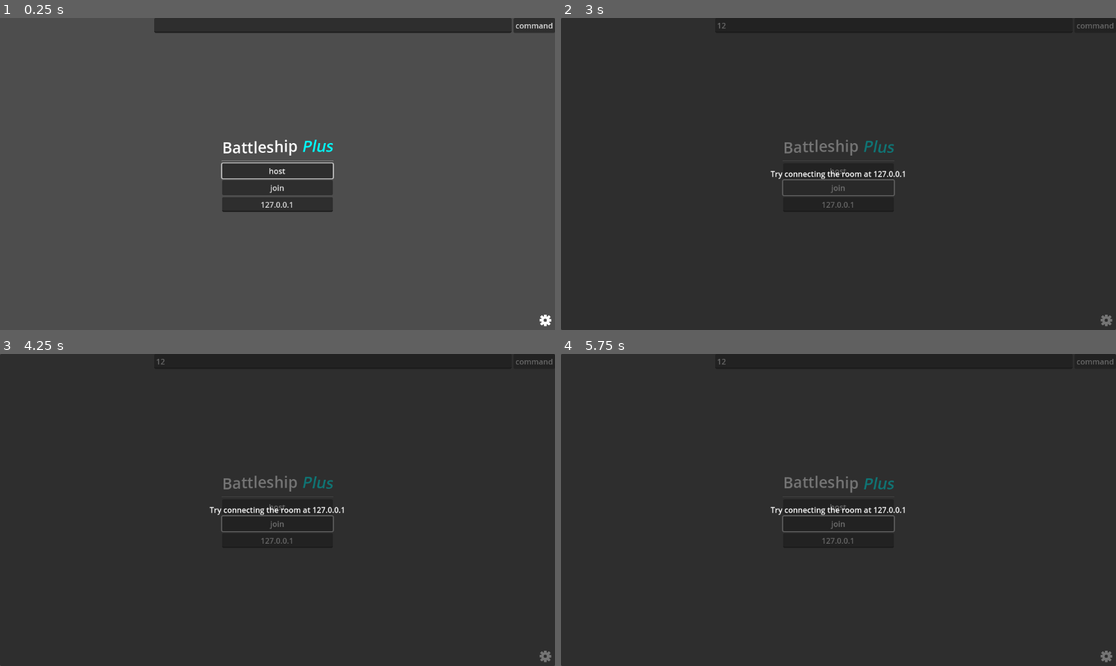
Above: before the commit, frames 1-4 (two rows, left to right).
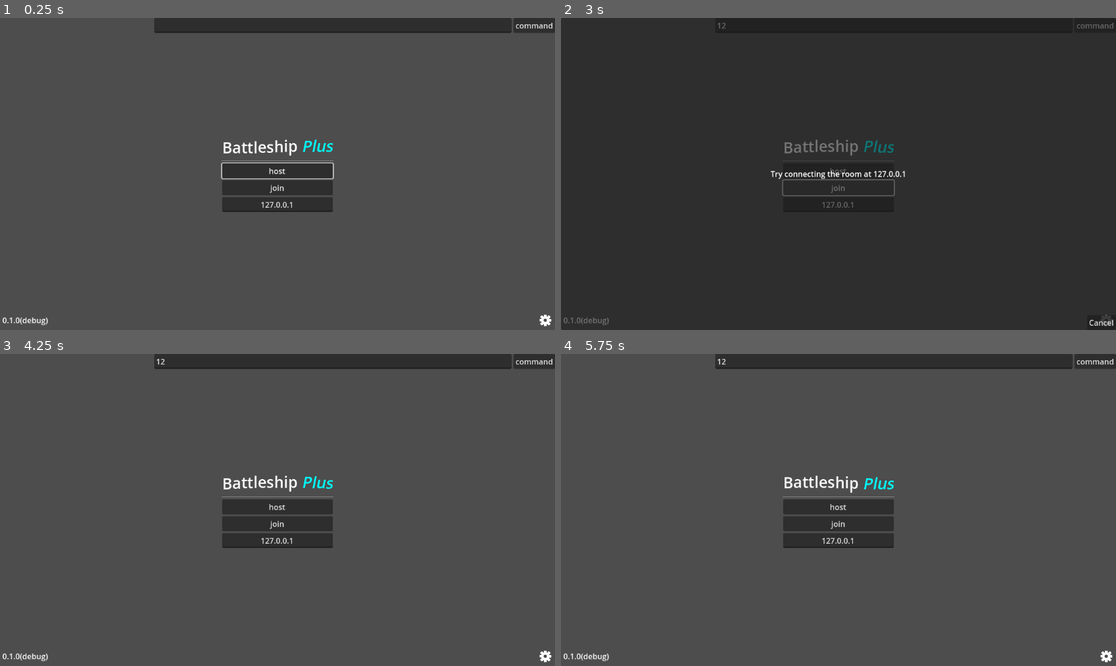
Above: after the commit, the same moments.

Repository: Silver1078682/BattleShipPlus
Game: Godot game, scene res://src/game/main.tscn
The game is run twice, just before and just after one commit, with the same random seed, the same clock (stepped at 60 frames per second) and the same inputs.
Inputs (mouse positions are in pixels of both pictures, inside the frame that each line leads up to):
- Up to frame 1 (0.25 s): no input
- Up to frame 2 (3 s): click (894, 24) at 0.52 s; type "12" at 0.6 s; click "command" at 1.25 s; click "host" at 2 s; click "join" at 2.75 s
- Up to frame 3 (4.25 s): click (543, 656) at 3.5 s
- Up to frame 4 (5.75 s): move the mouse to (960, 494) at 4.27 s; hold D (right) 4.28-5.03 s; tap 0 (next_phase) at 4.35 s; click (960, 494) at 4.42 s; move the mouse to (727, 525) at 5.02 s; hold S (down) from 5.03 s (still down); tap Mouse wheel up (zoom_in) at 5.1 s

The runs differ from the first frame. In frame 1, less than 0.1% of the frame differs, in the area x 0-9%, y 95-99%; in frame 2, 0.1%; in frame 3, 94%, in the area x 0-100%, y 0-100%; in frame 4, 94%.

Commit message:
Fix: bug fixes

Diff:
--- a/asset/resources/warships/Carrier.tres
+++ b/asset/resources/warships/Carrier.tres
@@ -40,8 +40,7 @@
 
 [sub_resource type="Resource" id="Resource_mmbmv"]
 script = ExtResource("5_w4x53")
-start = Vector2i(-1, 0)
-end = Vector2i(1, 0)
+end = Vector2i(2, 0)
 metadata/_custom_type_script = "uid://dh8llcoq6d73a"
 
 [sub_resource type="Resource" id="Resource_pievy"]
@@ -64,7 +63,7 @@
 
 [sub_resource type="Resource" id="Resource_6yqui"]
 script = ExtResource("2_8bprf")
-radius = 4
+radius = 3
 metadata/_custom_type_script = "uid://d0l2feo3obo7c"
 
 [sub_resource type="Resource" id="Resource_8bprf"]
--- a/project.godot
+++ b/project.godot
@@ -24,6 +24,7 @@
 [application]
 
 config/name="BattleShipPlus"
+config/version="0.1.0"
 run/main_scene="uid://b1euftun8aqg7"
 config/features=PackedStringArray("4.5", "Forward Plus")
 config/icon="res://icon.svg"
--- a/src/game/game.gd
+++ b/src/game/game.gd
@@ -44,6 +44,10 @@
 
 	if Network.is_server():
 		Phase.manager.set_initial_phase()
+		Network.instance.player_left.connect(end_game.bind(Result.SUCCESS, EndCondition.NETWORK_DISCONNECTED))
+	else:
+		Network.instance.server_disconnected.connect(end_game.bind(Result.SUCCESS, EndCondition.NETWORK_DISCONNECTED))
+
 	_initialize_readiness_confirmation()
 	_initialize_failure_count()
 
@@ -69,7 +73,6 @@
 func _on_ready_vote_over():
 	if Network.is_server():
 		Phase.manager.next_phase_or_turn()
-	readiness_confirmation.vote_max_count = get_required_ready_player_count()
 
 
 func get_required_ready_player_count() -> int:
@@ -86,6 +89,7 @@
 		_enter_self_turn()
 	else:
 		_enter_opponent_turn()
+	readiness_confirmation.vote_max_count = get_required_ready_player_count()
 
 
 ## Called right after a turn of the the local player starts
@@ -112,6 +116,7 @@
 	_disable_action_entry()
 
 
+# disable all UI entry of committing actions
 func _disable_action_entry():
 	Card.manager.clear()
 	for coord in Player.fleet.get_coords():
@@ -134,19 +139,20 @@
 
 func _on_failure_count_vote_over() -> void:
 	var last_vote := failure_count.get_last_vote()
-	var end_condition: EndCondition = last_vote.get(Player.id)
+	var player_end_condition: EndCondition = last_vote.get(Player.id)
 	last_vote.erase(Player.id)
 	for enemy_id in last_vote:
 		var opponent_end_condition: EndCondition = last_vote.get(enemy_id)
-		if opponent_end_condition and end_condition:
-			end_game(Game.Result.DRAW, end_condition)
-			return
-		if opponent_end_condition and not end_condition:
+
+		var player_has_failed := (player_end_condition != Game.EndCondition.NONE)
+		var opponent_has_failed := (player_end_condition != Game.EndCondition.NONE)
+
+		if opponent_has_failed and player_has_failed:
+			end_game(Game.Result.DRAW, player_end_condition)
+		elif opponent_has_failed and not player_has_failed:
 			end_game(Game.Result.SUCCESS, opponent_end_condition)
-			return
-		if not opponent_end_condition and end_condition:
-			end_game(Game.Result.FAILURE, end_condition)
-			return
+		elif not opponent_has_failed and player_has_failed:
+			end_game(Game.Result.FAILURE, player_end_condition)
 
 
 func _check_game_over() -> EndCondition:
@@ -178,12 +184,16 @@
 	NONE = 0,
 	NO_VALID_SHIP = 1,
 	ENEMY_AT_UNPROTECTED_HOME = 2,
+	NETWORK_DISCONNECTED = 3,
 }
+
+# gdlint-ignore-next-line variable-name
+static var END_CONDITION_ARRAY = EndCondition.keys()
 
 
 func end_game(result: Result, end_condition: EndCondition):
 	UI.instance.ending_screen.display(result, end_condition)
-	Log.info("Game ends: %s (%s)" % [Result.find_key(result), EndCondition.find_key(end_condition)])
+	Log.info("Game ends: %s (%s)" % [Result.find_key(result), END_CONDITION_ARRAY[end_condition]])
 
 #-----------------------------------------------------------------#
 static var instance: Game
--- a/src/objects/map/hex_grid.gd
+++ b/src/objects/map/hex_grid.gd
@@ -1,10 +1,10 @@
 class_name HexGrid
 extends Object
 
-## Rotate a point to (0, 0) with (times * PI /3) degrees
+## Rotate a point to (0, 0) with (times * PI /6) degrees
 static func rotate_a_point(point: Vector2i, times: int) -> Vector2i:
 	var cubic := to_cubic(point)
-	var sign_flip := 1 if (times % 2) else -1
+	var sign_flip := -1 if (times % 2) else 1
 	return sign_flip * Vector2i(cubic[posmod(times, 3)], cubic[posmod(times + 1, 3)])
 
 
--- a/src/objects/phase/phase.gd
+++ b/src/objects/phase/phase.gd
@@ -20,6 +20,7 @@
 #-----------------------------------------------------------------#
 func enter() -> void:
 	Log.info("Entering phase: %s" % self.name)
+	Anim.pop_up(self.name)
 	_enter()
 
 
--- a/src/objects/roles/warships/warship.tscn
+++ b/src/objects/roles/warships/warship.tscn
@@ -38,11 +38,13 @@
 
 [sub_resource type="StyleBoxFlat" id="StyleBoxFlat_q4mne"]
 bg_color = Color(0.6, 0.6, 0.6, 0.40392157)
-border_width_left = 1
-border_width_right = 1
-border_width_bottom = 1
+border_width_left = 3
+border_width_top = 3
+border_width_right = 3
+border_width_bottom = 5
 border_blend = true
 expand_margin_left = 2.0
+expand_margin_top = 2.0
 expand_margin_right = 2.0
 expand_margin_bottom = 2.0
 
@@ -308,9 +310,9 @@
 [node name="HealthBar" type="ProgressBar" parent="."]
 z_index = 3
 offset_left = -64.0
-offset_top = 8.0
+offset_top = 16.0
 offset_right = 64.0
-offset_bottom = 24.0
+offset_bottom = 32.0
 mouse_filter = 2
 theme_override_styles/background = SubResource("StyleBoxFlat_q4mne")
 theme_override_styles/fill = SubResource("StyleBoxFlat_ub8ni")
--- a/src/services/network.gd
+++ b/src/services/network.gd
@@ -6,6 +6,7 @@
 
 #-----------------------------------------------------------------#
 signal player_joined
+signal player_left
 
 
 func start_server() -> Error:
@@ -19,17 +20,30 @@
 	multiplayer.multiplayer_peer = peer
 	multiplayer.peer_connected.connect(_on_player_joined)
 	Log.info("Server created at port %s" % PORT)
+	multiplayer.peer_disconnected.connect(_on_player_left)
 	return OK
+
+
+func terminate_server() -> void:
+	multiplayer.peer_connected.disconnect(_on_player_joined)
+	multiplayer.peer_disconnected.disconnect(_on_player_left)
+	Log.info("Server terminated at port %s" % PORT)
+	multiplayer.multiplayer_peer = OfflineMultiplayerPeer.new()
 
 
 func _on_player_joined(id: int) -> void:
 	Log.info("Player %d joined!" % id)
 	player_joined.emit()
 
+
+func _on_player_left(id: int) -> void:
+	Log.info("Player %d left!" % id)
+	player_left.emit()
+
 #-----------------------------------------------------------------#
 const CONNECTION_SUCCESS_MESSAGE = "Connected to server %s (unique id: %d)"
 const CONNECTION_FAILURE_MESSAGE = "Connection to server %s failed"
-const DISCONNECTION_MESSAGE = "Connected to server %s (unique id: %d)"
+const DISCONNECTION_MESSAGE = "Disconnected from server %s (unique id: %d)"
 
 
 func start_client(ip_string: String) -> Error:
@@ -50,7 +64,21 @@
 	multiplayer.connected_to_server.connect(Log.info.bind(CONNECTION_SUCCESS_MESSAGE % network_info), CONNECT_ONE_SHOT)
 	multiplayer.connection_failed.connect(Log.error.bind(CONNECTION_FAILURE_MESSAGE % ip_string, CONNECT_ONE_SHOT))
 	multiplayer.server_disconnected.connect(Log.info.bind(DISCONNECTION_MESSAGE % network_info), CONNECT_ONE_SHOT)
+	multiplayer.server_disconnected.connect(_on_server_disconnected)
 	return OK
+
+
+func terminate_client() -> void:
+	multiplayer.server_disconnected.disconnect(_on_server_disconnected)
+	Log.info("Client terminated at port %s" % PORT)
+	multiplayer.multiplayer_peer = null
+
+
+signal server_disconnected
+
+
+func _on_server_disconnected():
+	server_disconnected.emit()
 
 
 #-----------------------------------------------------------------#
--- a/src/ui/menus/ending_screen/ending_screen.gd
+++ b/src/ui/menus/ending_screen/ending_screen.gd
@@ -5,11 +5,10 @@
 @onready var end_condition_label: Label = %EndConditionLabel
 
 const RESULT_MESSAGES := ["FAILURE", "DRAW", "SUCCESS"]
-const END_CONDITION_MESSAGES := ["NONE", "NO_VALID_SHIP", "ENEMY_AT_UNPROTECTED_HOME"]
 
 
 func display(result: Game.Result, end_screen: Game.EndCondition):
-	_display(RESULT_MESSAGES[result], END_CONDITION_MESSAGES[end_screen])
+	_display(RESULT_MESSAGES[result], Game.END_CONDITION_ARRAY[end_screen])
 
 
 func _display(result_message: String, end_condition_message: String):
--- a/src/ui/menus/start_menu/start_menu.tscn
+++ b/src/ui/menus/start_menu/start_menu.tscn
@@ -6,6 +6,7 @@
 [ext_resource type="Texture2D" uid="uid://cyfdnxfyann2y" path="res://asset/texture/ui/SettingIconNormal.png" id="4_0a877"]
 [ext_resource type="Texture2D" uid="uid://bt5mkbnij2owi" path="res://asset/texture/ui/SettingIconPressed.png" id="5_i767y"]
 [ext_resource type="Texture2D" uid="uid://dbff4y3y74scu" path="res://asset/texture/ui/SettingIconHover.png" id="6_m02bj"]
+[ext_resource type="Script" uid="uid://c77ctiskmh5ov" path="res://src/ui/menus/start_menu/version_label.gd" id="6_srgnp"]
 [ext_resource type="PackedScene" uid="uid://chxbo7x5lv5lq" path="res://src/ui/menus/setting_menu/setting_menu.tscn" id="7_i767y"]
 
 [node name="StartMenu" type="Control"]
@@ -63,7 +64,7 @@
 script = ExtResource("2_kv31j")
 invalid_color = Color(0.8666667, 0, 0, 1)
 
-[node name="MarginContainer" type="MarginContainer" parent="."]
+[node name="BottomRight" type="MarginContainer" parent="."]
 layout_mode = 1
 anchors_preset = 3
 anchor_left = 1.0
@@ -79,13 +80,30 @@
 theme_override_constants/margin_right = 5
 theme_override_constants/margin_bottom = 5
 
-[node name="TextureButton" type="TextureButton" parent="MarginContainer"]
+[node name="TextureButton" type="TextureButton" parent="BottomRight"]
 layout_mode = 2
 texture_normal = ExtResource("4_0a877")
 texture_pressed = ExtResource("5_i767y")
 texture_hover = ExtResource("6_m02bj")
 ignore_texture_size = true
 stretch_mode = 5
+
+[node name="BottomLeft" type="MarginContainer" parent="."]
+layout_mode = 1
+anchors_preset = 2
+anchor_top = 1.0
+anchor_bottom = 1.0
+offset_top = -40.0
+offset_right = 40.0
+grow_vertical = 0
+theme_override_constants/margin_left = 5
+theme_override_constants/margin_top = 5
+theme_override_constants/margin_right = 5
+theme_override_constants/margin_bottom = 5
+
+[node name="Label" type="Label" parent="BottomLeft"]
+layout_mode = 2
+script = ExtResource("6_srgnp")
 
 [node name="Setting" type="CanvasLayer" parent="."]
 
@@ -118,8 +136,25 @@
 unique_name_in_owner = true
 layout_mode = 2
 
+[node name="CancelButton" type="Button" parent="WaitingScreen"]
+layout_mode = 1
+anchors_preset = 3
+anchor_left = 1.0
+anchor_top = 1.0
+anchor_right = 1.0
+anchor_bottom = 1.0
+offset_left = -37.0
+offset_top = -31.0
+grow_horizontal = 0
+grow_vertical = 0
+size_flags_horizontal = 8
+size_flags_vertical = 10
+text = "Cancel"
+
 [connection signal="pressed" from="CenterContainer/VBoxContainer/HostButton" to="." method="_on_host_button_pressed"]
 [connection signal="ready" from="CenterContainer/VBoxContainer/HostButton" to="CenterContainer/VBoxContainer/HostButton" method="grab_focus"]
 [connection signal="pressed" from="CenterContainer/VBoxContainer/JoinButton" to="." method="_on_join_button_pressed"]
 [connection signal="text_changed" from="CenterContainer/VBoxContainer/IPEdit" to="CenterContainer/VBoxContainer/IPEdit" method="_on_text_changed"]
-[connection signal="pressed" from="MarginContainer/TextureButton" to="Setting/SettingMenu" method="show"]
+[connection signal="pressed" from="BottomRight/TextureButton" to="Setting/SettingMenu" method="show"]
+[connection signal="pressed" from="WaitingScreen/CancelButton" to="WaitingScreen" method="_on_cancel_button_pressed"]
+[connection signal="pressed" from="WaitingScreen/CancelButton" to="WaitingScreen" method="_on_exit_button_pressed"]
--- /dev/null
+++ b/src/ui/menus/start_menu/version_label.gd
@@ -0,0 +1,9 @@
+extends Label
+
+const DEBUG_HINT = "(debug)"
+
+
+func _ready() -> void:
+	text = ProjectSettings.get_setting("application/config/version")
+	if OS.is_debug_build():
+		text += DEBUG_HINT
--- a/src/ui/menus/start_menu/waiting_screen.gd
+++ b/src/ui/menus/start_menu/waiting_screen.gd
@@ -7,3 +7,11 @@
 func display(text: String) -> void:
 	title_label.text = text
 	show()
+
+
+func _on_cancel_button_pressed() -> void:
+	hide()
+	if Network.is_server():
+		Network.instance.terminate_server()
+	else:
+		Network.instance.terminate_client()
--- a/tools/debug/unit_test/tester.gd
+++ b/tools/debug/unit_test/tester.gd
@@ -11,9 +11,7 @@
 
 
 func run() -> void:
-	if not OS.is_debug_build():
-		return
-	if enabled:
+	if OS.is_debug_build() and enabled:
 		_run()
 
 
Not shown: 1 places in src/ui/menus/start_menu/start_menu.tscn that only renumber resources
Not shown, added: src/ui/menus/start_menu/version_label.gd.uid
Not shown, changed: asset/rules/feature_tracker.md
